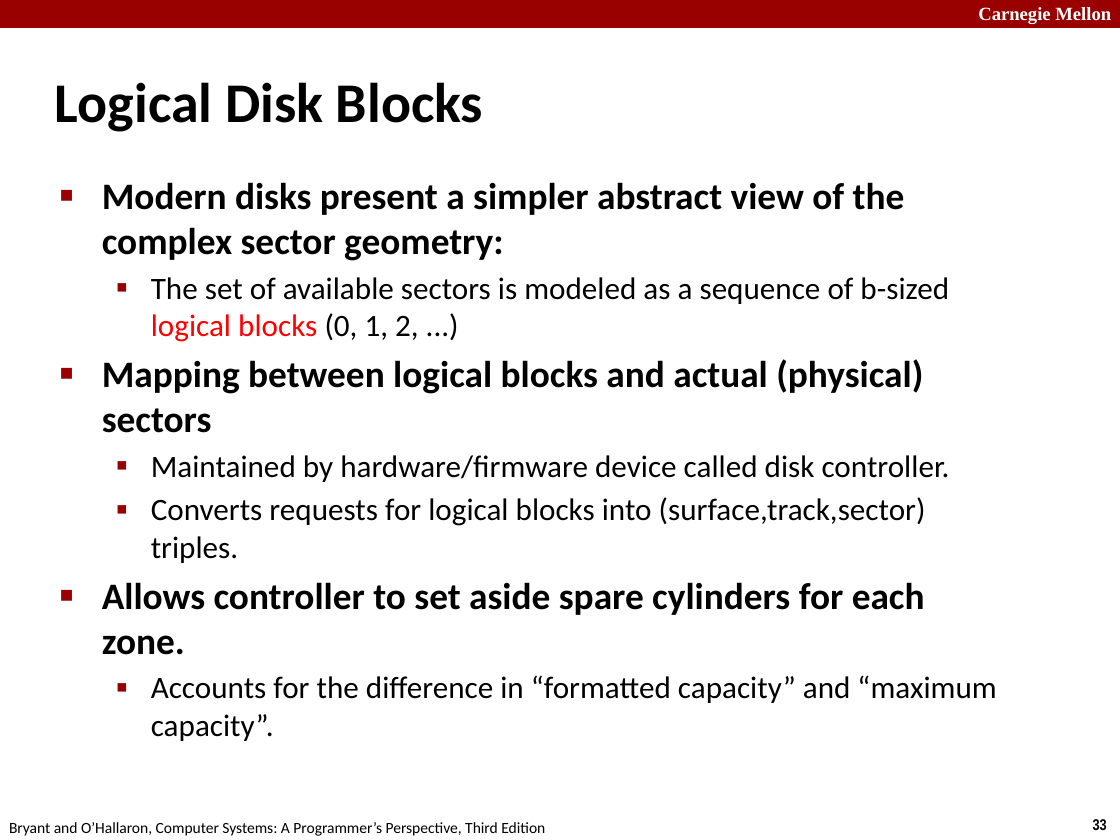
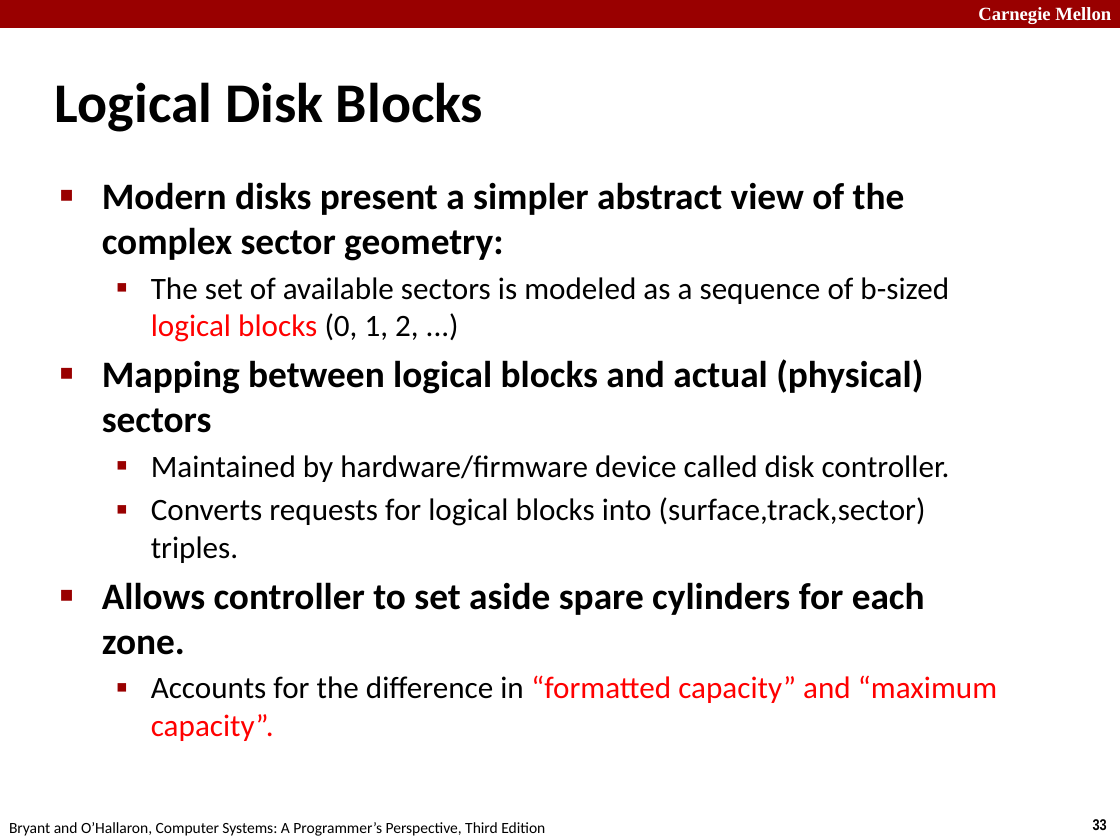
Before and after one commit to DarthVaderUS/CMU-15-213-CSAPP, a slide deck: slide 33 of Slides/11-memory-hierarchy.pptx. Drawn at 1120x840 pixels with LibreOffice and Linux fonts; fonts in the diff are those of the drawing. Boxes give left, top, right and bottom in pixels: in the first picture for what was removed or moved away, otherwise in the second. Text is boxed around its words. In the diff, an @@ line names an element or a change of style, - is before the commit and + after.

```diff
--- a/Slides/11-memory-hierarchy.pptx
+++ b/Slides/11-memory-hierarchy.pptx
@@ text at [151, 675, 997, 741]: text colour #000000 to #FF0000 in "“formatted capacity” and “maximum capacity”." @@
```
Also in this commit, not shown: 8 other slides changed.
